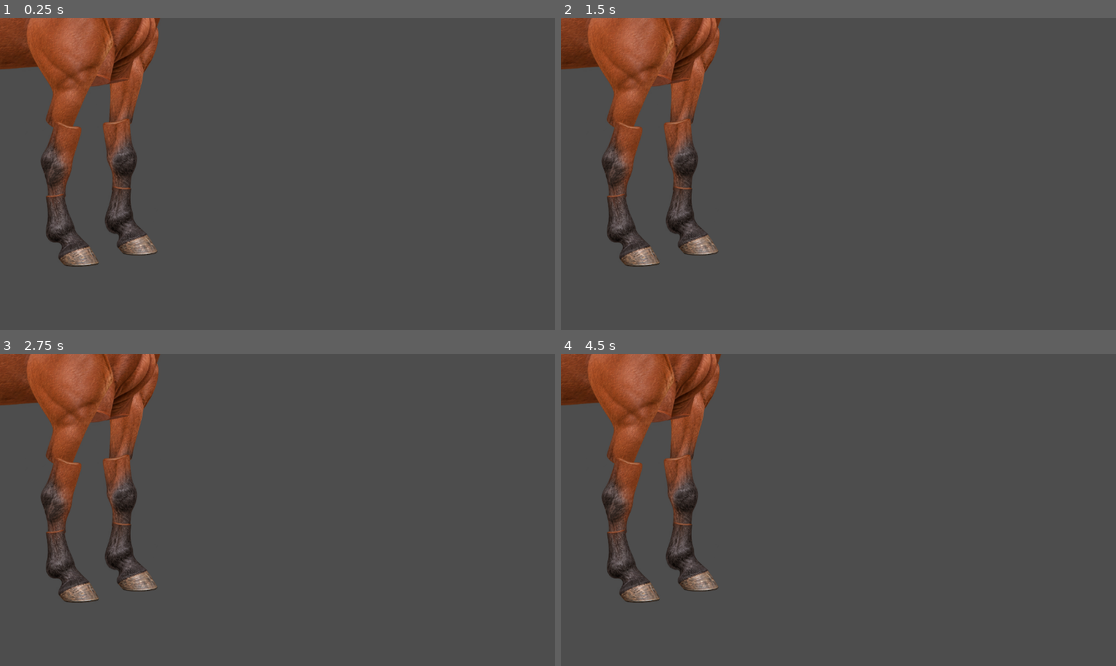
Above: before the commit, frames 1-4 (two rows, left to right).
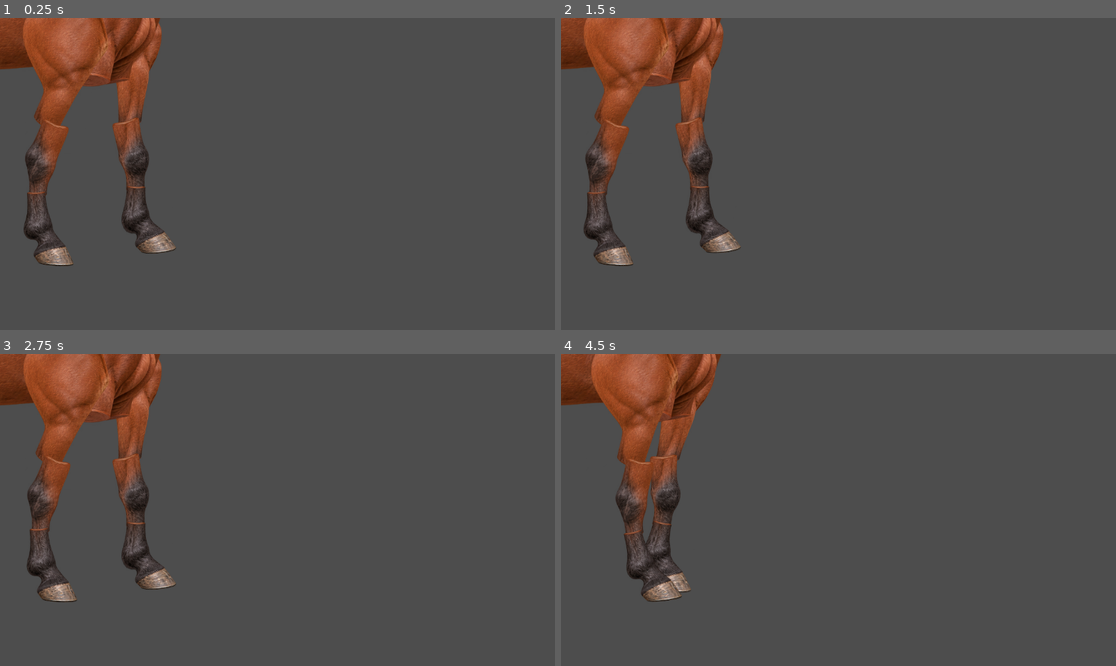
Above: after the commit, the same moments.

Repository: marceldubrig-hash/Pferd-und-Steve
Game: Godot game, scene res://scenes/horse_cutout_rig.tscn
Same seed, same stepped clock (60 frames per second), same inputs: the game is played once before the commit and once after it. This scene is started directly instead of the project's main scene.
Inputs (mouse positions are in pixels of both pictures, inside the frame that each line leads up to):
- Up to frame 1 (0.25 s): no input
- Up to frame 2 (1.5 s): move the mouse to (960, 158) at 0.52 s; click (960, 158) at 0.67 s; drag from (727, 189) to (810, 236) at 1.27 s
- Up to frame 3 (2.75 s): move the mouse to (333, 441) at 2.02 s; click (333, 441) at 2.17 s
- Up to frame 4 (4.5 s): drag from (810, 572) to (672, 463) at 2.77 s; move the mouse to (1005, 556) at 3.52 s; click (1005, 556) at 3.67 s; drag from (672, 463) to (755, 432) at 4.27 s

The runs differ from the first frame. In frame 1, 6.9% of the frame differs, in the area x 4-32%, y 0-80%; in frame 2, 7.3%, in the area x 4-33%, y 0-80%; in frame 3, 6.5%; in frame 4, 6.8%.

Commit message:
Add walk root swing test

Diff:
--- a/scenes/horse_cutout_rig.tscn
+++ b/scenes/horse_cutout_rig.tscn
@@ -157,6 +157,117 @@
 &"tail_test": SubResource("Animation_tail_test")
 }
 
+[sub_resource type="Animation" id="Animation_walk_reset"]
+resource_name = "RESET"
+length = 0.0
+tracks/0/type = "value"
+tracks/0/imported = false
+tracks/0/enabled = true
+tracks/0/path = NodePath("FrontNear:rotation")
+tracks/0/interp = 1
+tracks/0/loop_wrap = true
+tracks/0/keys = {
+"times": PackedFloat32Array(0),
+"transitions": PackedFloat32Array(1),
+"update": 0,
+"values": [0.0]
+}
+tracks/1/type = "value"
+tracks/1/imported = false
+tracks/1/enabled = true
+tracks/1/path = NodePath("HindFar:rotation")
+tracks/1/interp = 1
+tracks/1/loop_wrap = true
+tracks/1/keys = {
+"times": PackedFloat32Array(0),
+"transitions": PackedFloat32Array(1),
+"update": 0,
+"values": [0.0]
+}
+tracks/2/type = "value"
+tracks/2/imported = false
+tracks/2/enabled = true
+tracks/2/path = NodePath("FrontFar:rotation")
+tracks/2/interp = 1
+tracks/2/loop_wrap = true
+tracks/2/keys = {
+"times": PackedFloat32Array(0),
+"transitions": PackedFloat32Array(1),
+"update": 0,
+"values": [0.0]
+}
+tracks/3/type = "value"
+tracks/3/imported = false
+tracks/3/enabled = true
+tracks/3/path = NodePath("HindNear:rotation")
+tracks/3/interp = 1
+tracks/3/loop_wrap = true
+tracks/3/keys = {
+"times": PackedFloat32Array(0),
+"transitions": PackedFloat32Array(1),
+"update": 0,
+"values": [0.0]
+}
+
+[sub_resource type="Animation" id="Animation_walk_test"]
+resource_name = "walk_test"
+length = 1.2
+loop_mode = 1
+tracks/0/type = "value"
+tracks/0/imported = false
+tracks/0/enabled = true
+tracks/0/path = NodePath("FrontNear:rotation")
+tracks/0/interp = 1
+tracks/0/loop_wrap = true
+tracks/0/keys = {
+"times": PackedFloat32Array(0, 0.28, 0.58, 0.88, 1.2),
+"transitions": PackedFloat32Array(1, 1, 1, 1, 1),
+"update": 0,
+"values": [0.0, 0.10472, 0.0, -0.0872665, 0.0]
+}
+tracks/1/type = "value"
+tracks/1/imported = false
+tracks/1/enabled = true
+tracks/1/path = NodePath("HindFar:rotation")
+tracks/1/interp = 1
+tracks/1/loop_wrap = true
+tracks/1/keys = {
+"times": PackedFloat32Array(0, 0.34, 0.64, 0.94, 1.2),
+"transitions": PackedFloat32Array(1, 1, 1, 1, 1),
+"update": 0,
+"values": [0.0, 0.0872665, 0.0, -0.0698132, 0.0]
+}
+tracks/2/type = "value"
+tracks/2/imported = false
+tracks/2/enabled = true
+tracks/2/path = NodePath("FrontFar:rotation")
+tracks/2/interp = 1
+tracks/2/loop_wrap = true
+tracks/2/keys = {
+"times": PackedFloat32Array(0, 0.3, 0.6, 0.9, 1.2),
+"transitions": PackedFloat32Array(1, 1, 1, 1, 1),
+"update": 0,
+"values": [0.0, -0.0872665, 0.0, 0.10472, 0.0]
+}
+tracks/3/type = "value"
+tracks/3/imported = false
+tracks/3/enabled = true
+tracks/3/path = NodePath("HindNear:rotation")
+tracks/3/interp = 1
+tracks/3/loop_wrap = true
+tracks/3/keys = {
+"times": PackedFloat32Array(0, 0.36, 0.66, 0.96, 1.2),
+"transitions": PackedFloat32Array(1, 1, 1, 1, 1),
+"update": 0,
+"values": [0.0, -0.0698132, 0.0, 0.0872665, 0.0]
+}
+
+[sub_resource type="AnimationLibrary" id="AnimationLibrary_walk"]
+_data = {
+&"RESET": SubResource("Animation_walk_reset"),
+&"walk_test": SubResource("Animation_walk_test")
+}
+
 [node name="HorseCutoutRig" type="Node2D"]
 
 [node name="TailPivot" type="Node2D" parent="."]
@@ -298,3 +409,9 @@
 &"": SubResource("AnimationLibrary_tail")
 }
 autoplay = "tail_test"
+
+[node name="WalkAnimationPlayer" type="AnimationPlayer" parent="."]
+libraries = {
+&"": SubResource("AnimationLibrary_walk")
+}
+autoplay = "walk_test"
Not shown: 1 places in scenes/horse_cutout_rig.tscn that only renumber resources
